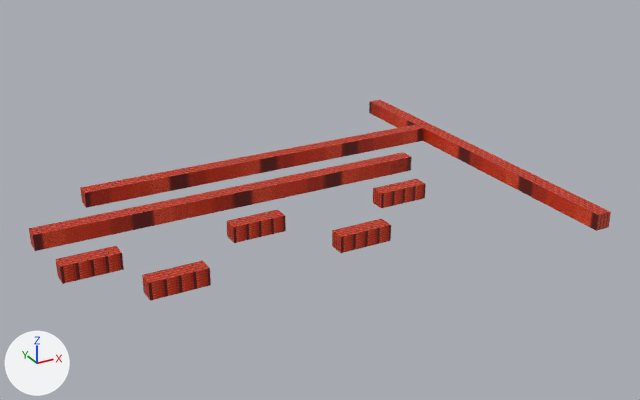
One commit to the FBX model assets/models/DevLevelPlatforms.fbx: the scene before it, then after it.
Both versions are drawn from a 50 mm camera at (-15.4, -36.4, 17.1) aimed at (3.6, -1.8, -0.2). Lighting does not change. The marker at lower left points along +X, +Y and +Z.
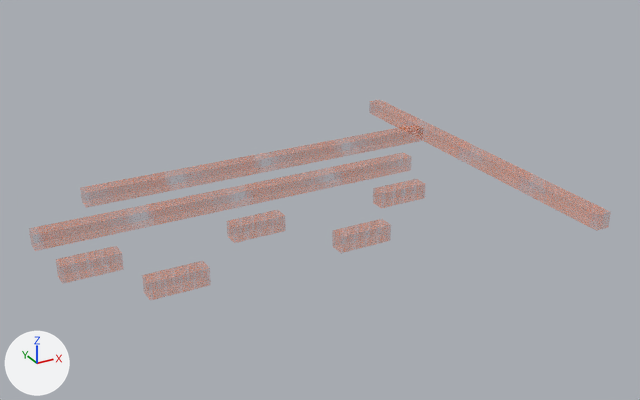
The newer file is also turned or shifted as a whole; pictures and numbers use the older file's frame.

Location of each change, [x1, y1, x2, y2] in pixels of the pictures (640 x 400 px):
'Cube.002', surface changed, recoloured (red to pink): [29, 100, 611, 301] in both

The change, as a diff of the scene's bpy script:
```diff
--- a/assets/models/DevLevelPlatforms.fbx.py
+++ b/assets/models/DevLevelPlatforms.fbx.py
@@ img_texture_demo_03_png @@
-img_texture_demo_03_png = load_image('texture_demo_03.png', '../textures/texture_demo_03.png', 256, 256, 'sRGB')
+img_texture_demo_03_png = load_image('texture_demo_03.png', '../textures/texture_demo_03.png', 256, 256, 'Non-Color')
@@ mat_material_002 @@
+mat_material_002 = bpy.data.materials.new('Material.002')
+# uses the picture img_texture_demo_03_png
@@ me_cube_001 @@
 me_cube_001.from_pydata(...)  # 64 vertices, 96 faces; spans x -9.7..13.8, y -10.6..9.0, z -0.3..0.5
-me_cube_001.materials.append(mat_material)  # picture img_texture_demo_03_png
+me_cube_001.materials.append(mat_material_002)
```
